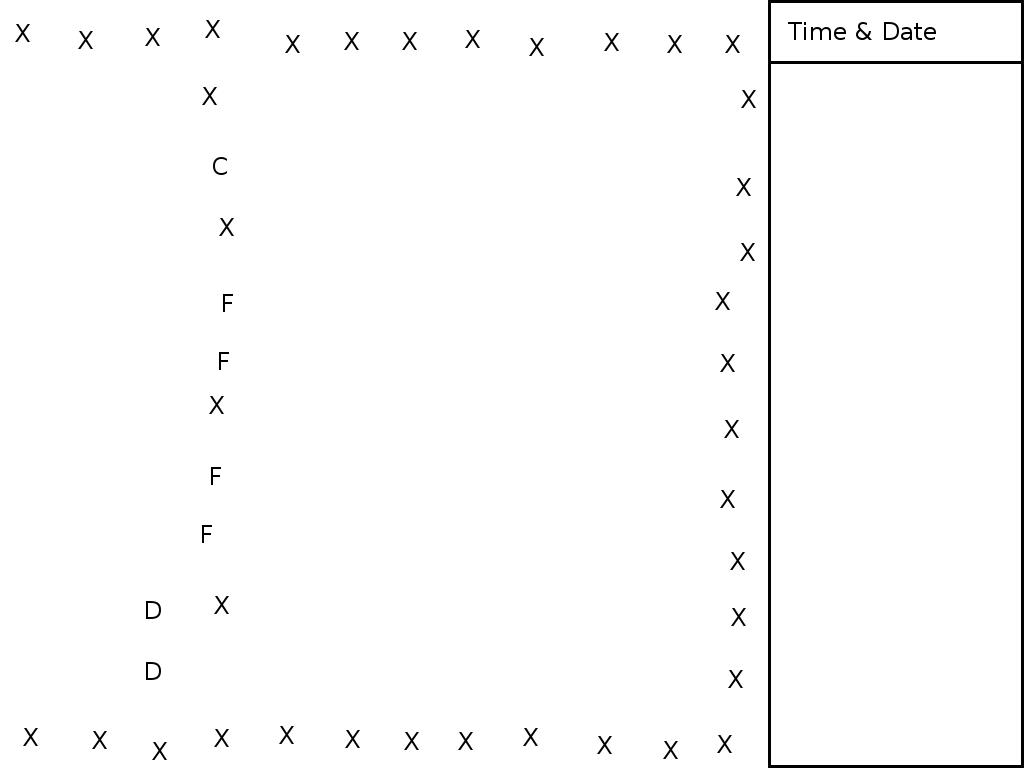
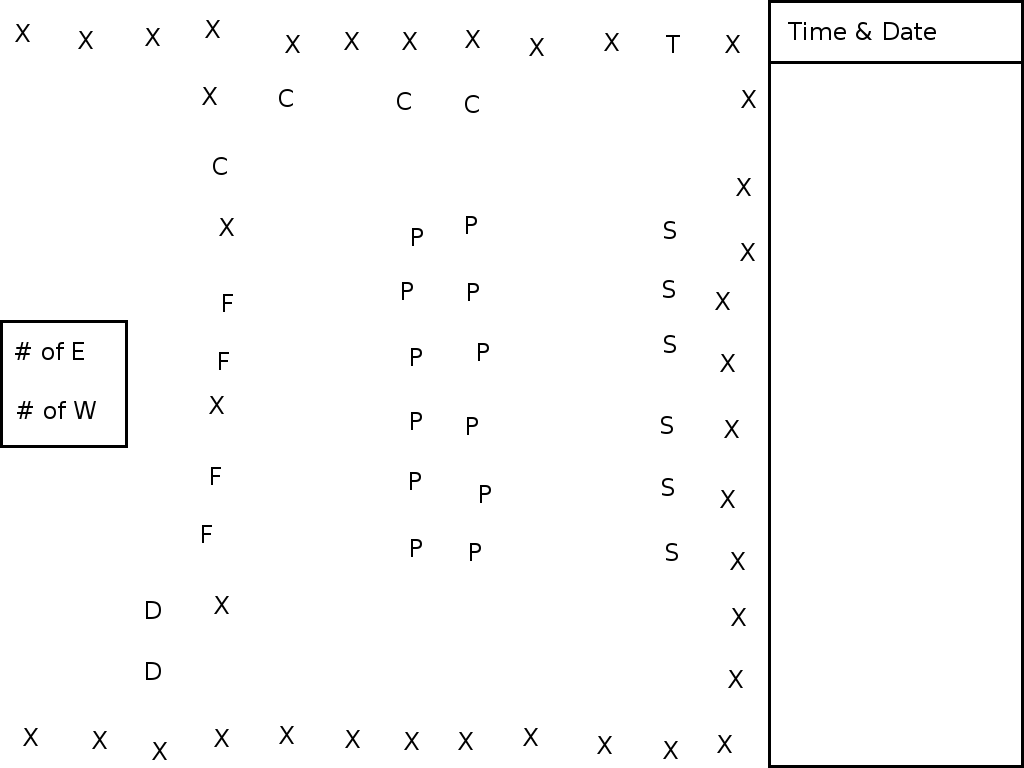
The second 1024 × 768 image is a revision of the first. Changes to its layers:
added layer "S #4" above "S #5" over (662, 478, 674, 496)
added layer "S #5" above "P #10" over (666, 543, 678, 561)
added layer "P #10" above "P #9" over (470, 543, 481, 561)
added layer "P #9" above "P #8" over (480, 485, 491, 503)
added layer "P #8" above "P #7" over (467, 417, 478, 435)
added layer "P #7" above "P #6" over (478, 343, 489, 361)
added layer "P #6" above "P #5" over (468, 283, 479, 301)
added layer "P #5" above "P" over (466, 216, 477, 234)
added layer "P" above "P #11" over (411, 539, 422, 557)
added layer "P #11" above "P #4" over (410, 472, 421, 490)
added layer "P #4" above "P #3" over (411, 412, 422, 430)
added layer "P #3" above "P #2" over (411, 348, 422, 366)
added layer "P #2" above "P #1" over (402, 282, 413, 300)
added layer "S #3" above "S #2" over (661, 416, 673, 434)
added layer "S #2" above "S #1" over (664, 335, 676, 353)
added layer "S #1" above "S" over (663, 280, 675, 298)
added layer "S" above "C #3" over (664, 221, 676, 239)
added layer "C #3" above "C #2" over (465, 95, 479, 113)
added layer "C #2" above "T" over (397, 92, 411, 110)
renamed "X #18" to "T", painted on it over (666, 35, 682, 53)
added layer "C #1" above "X #37" over (279, 89, 293, 107)
added layer "# of W" above "# of E" over (17, 401, 96, 419)
added layer "# of E" above "Background" over (15, 342, 84, 360)
painted on "Background" over (0, 320, 128, 448)
…and 1 more changes (1 added)
